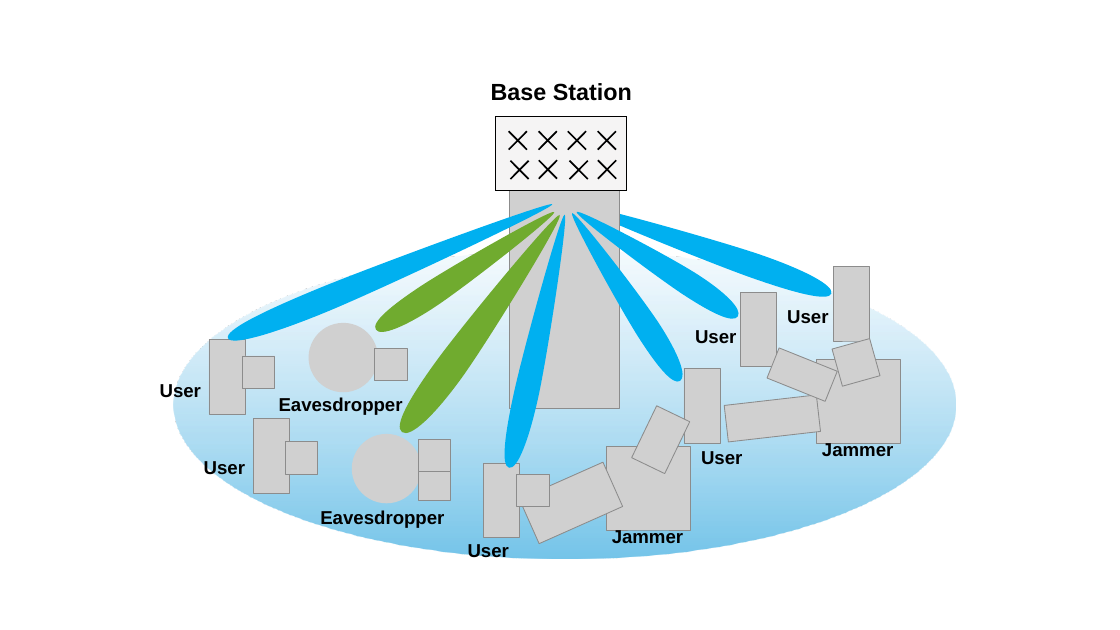
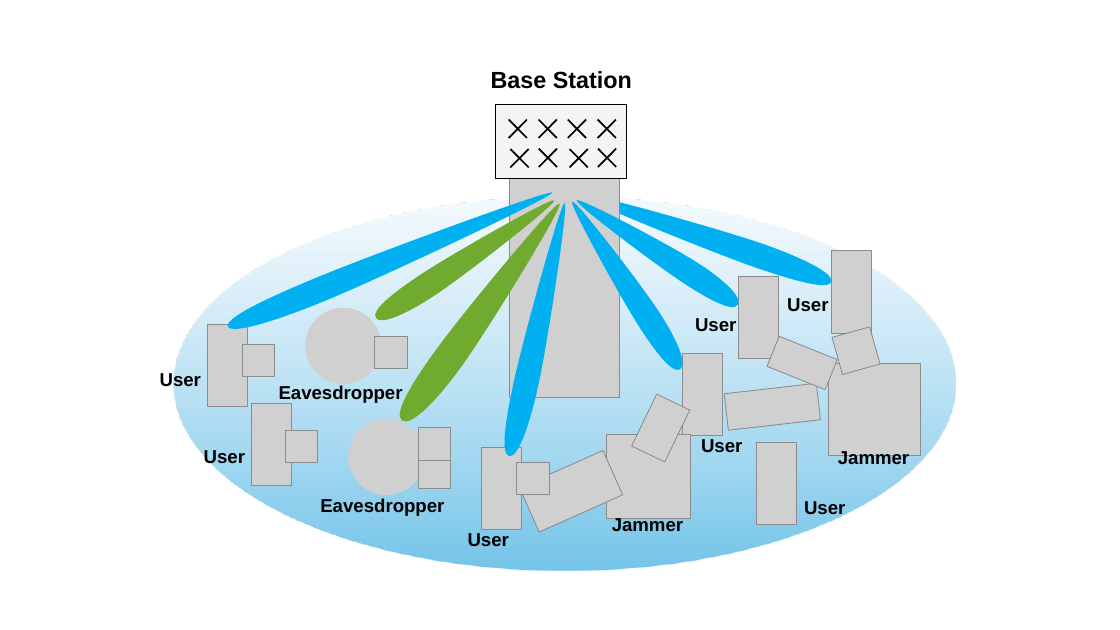
Before and after one commit to sangwon-hwang-pknu/sangwon-hwang-pknu.github.io, a slide deck: slide 29 of assets/img/projects/aidan-research-topics.pptx. Drawn at 1120x630 pixels with LibreOffice and Linux fonts; fonts in the diff are those of the drawing; grey boxes stand for pictures. Boxes give left, top, right and bottom in pixels: in the first picture for what was removed or moved away, otherwise in the second. Text is boxed around its words. In the diff, an @@ line names an element or a change of style, - is before the commit and + after.

```diff
--- a/assets/img/projects/aidan-research-topics.pptx
+++ b/assets/img/projects/aidan-research-topics.pptx
@@ ellipse resized from (x1=174, y1=250, x2=955, y2=559) to (x1=174, y1=197, x2=955, y2=571) @@
@@ picture resized from (x1=833, y1=266, x2=870, y2=341) to (x1=832, y1=251, x2=872, y2=334) @@
@@ picture resized from (x1=740, y1=292, x2=776, y2=367) to (x1=739, y1=276, x2=779, y2=359) @@
@@ picture resized from (x1=209, y1=339, x2=245, y2=414) to (x1=208, y1=324, x2=248, y2=407) @@
@@ picture resized from (x1=308, y1=323, x2=378, y2=392) to (x1=305, y1=308, x2=381, y2=384) @@
@@ picture resized from (x1=684, y1=369, x2=720, y2=444) to (x1=682, y1=353, x2=723, y2=435) @@
@@ picture resized from (x1=817, y1=360, x2=901, y2=444) to (x1=828, y1=363, x2=921, y2=455) @@
@@ picture resized from (x1=253, y1=418, x2=289, y2=493) to (x1=251, y1=403, x2=292, y2=486) @@
@@ picture resized from (x1=352, y1=434, x2=422, y2=504) to (x1=349, y1=418, x2=425, y2=495) @@
@@ 13 pictures, 10 texts, 8 crosses, 7 freeform shapes, 1 rectangle moved together from (x1=160, y1=83, x2=881, y2=562) to (x1=160, y1=71, x2=881, y2=546) @@
@@ picture resized from (x1=483, y1=463, x2=519, y2=538) to (x1=481, y1=448, x2=522, y2=530) @@
@@ picture added at (x1=757, y1=442, x2=797, y2=524) @@
@@ text "Jammer" moved from (x1=822, y1=442, x2=893, y2=456) to (x1=838, y1=450, x2=909, y2=464) @@
@@ text added at (x1=804, y1=501, x2=845, y2=519), 16 pt, text #000000, bold @@
+User
```
Also in this commit, not shown: 1 other file.
